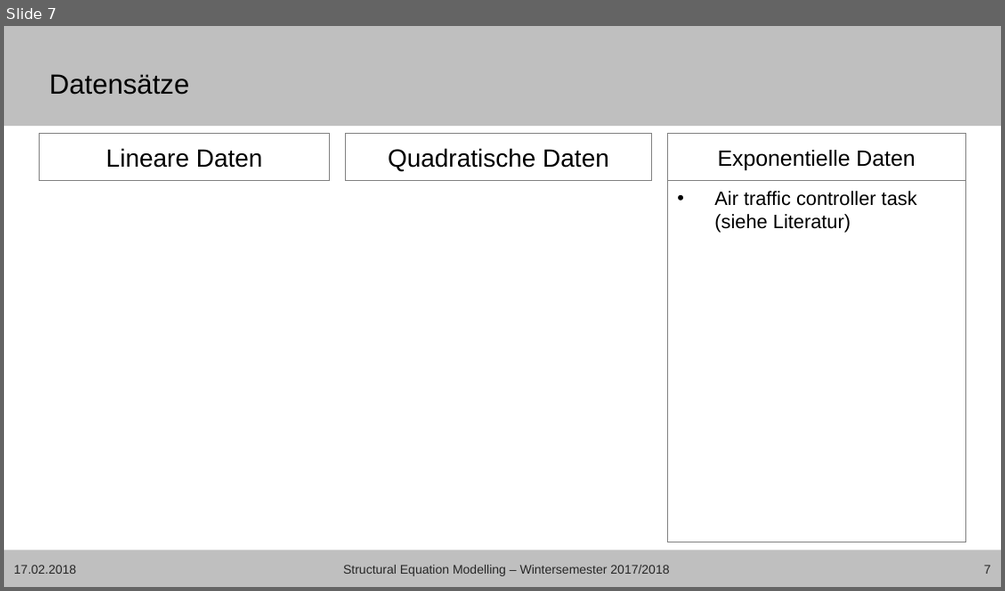
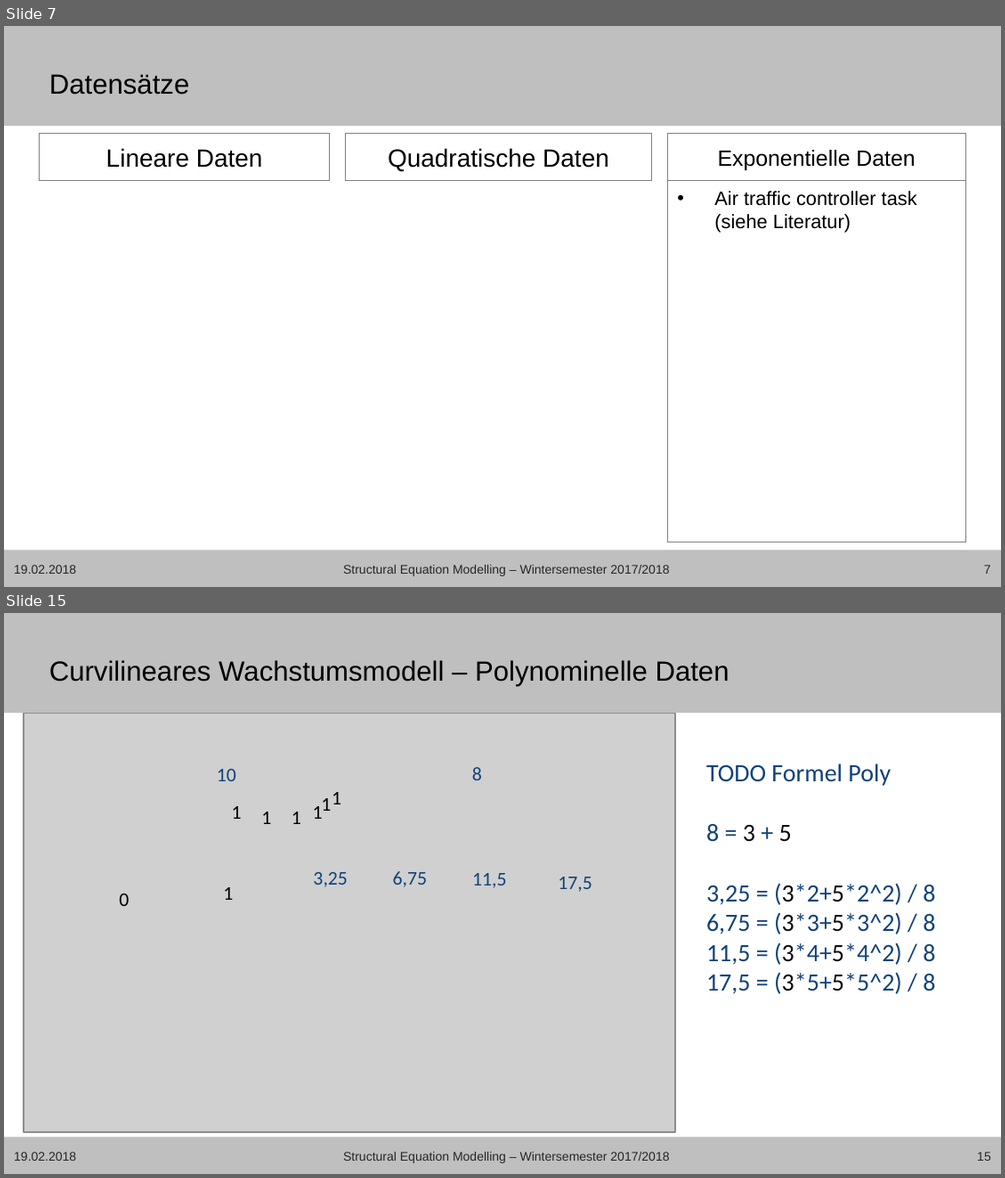
Before and after one commit to mircopp/Structural-Equation-Modeling, a slide deck: Christian_sem17_18_wachstumsmodelle_präsentation.pptx. Shown one above the other, each under a label of ours: slide 7 before the commit, slides 7 and 15 after it; the slides between them are not shown. The pictures are 1005x591 and 1005x1178 pixels, drawn with LibreOffice and Linux fonts; fonts in the diff are those of the drawing; grey boxes stand for pictures; background and template pictures are left out. Boxes give left, top, right and bottom in pixels: in the first picture for what was removed or moved away, otherwise in the second. Text is boxed around its words. In the diff, an @@ line names an element or a change of style, - is before the commit and + after.

```diff
--- a/Christian_sem17_18_wachstumsmodelle_präsentation.pptx
+++ b/Christian_sem17_18_wachstumsmodelle_präsentation.pptx
@@ slide 15 added at (4, 613, 1001, 1174), background #FFFFFF; not listed: 2 template elements that a slide beside it also shows @@
@@ title added at (49, 660, 729, 687), 20 pt, text #000000 @@
+Curvilineares Wachstumsmodell – Polynominelle Daten
@@ picture added at (24, 713, 676, 1133) @@
@@ text added at (217, 769, 236, 781), 14 pt, text #10427A @@
+10
@@ text added at (472, 767, 482, 780), 14 pt, text #10427A @@
+8
@@ text added at (706, 763, 935, 994), 18 pt, text #10427A @@
+TODO Formel Poly
+8 = 3 + 5
+3,25 = (3*2+5*2^2) / 8
+6,75 = (3*3+5*3^2) / 8
+11,5 = (3*4+5*4^2) / 8
+17,5 = (3*5+5*5^2) / 8
@@ text added at (309, 795, 322, 828), 14 pt, text #000000 @@
+1
@@ text added at (328, 780, 341, 805), 14 pt, text #000000 @@
+1
@@ text added at (232, 806, 242, 819), 14 pt, text #000000 @@
+1
@@ text added at (261, 811, 271, 824), 14 pt, text #000000 @@
+1
@@ text added at (291, 811, 301, 824), 14 pt, text #000000 @@
+1
@@ text added at (313, 806, 323, 819), 14 pt, text #000000 @@
+1
@@ text added at (313, 872, 348, 887), 14 pt, text #10427A @@
+3,25
@@ text added at (393, 871, 428, 887), 14 pt, text #10427A @@
+6,75
@@ text added at (472, 873, 507, 888), 14 pt, text #10427A @@
+11,5
@@ text added at (558, 876, 592, 892), 14 pt, text #10427A @@
+17,5
@@ text added at (119, 893, 129, 906), 14 pt, text #000000 @@
+0
@@ text added at (223, 887, 233, 900), 14 pt, text #000000 @@
+1
@@ text added at (14, 1151, 76, 1160), 9 pt, text #262626 @@
+19.02.2018
@@ text added at (343, 1151, 669, 1163), 9 pt, text #262626 @@
+Structural Equation Modelling – Wintersemester 2017/2018
@@ page number added at (977, 1151, 991, 1160), 9 pt, text #262626 @@
+15
@@ slide 7 changed as well @@
@@ text at (14, 564, 76, 573): text changed @@
-17.02.2018
+19.02.2018
```
Also in this commit, not shown: 7 other slides changed, 5 other slides added, 2 other files.
